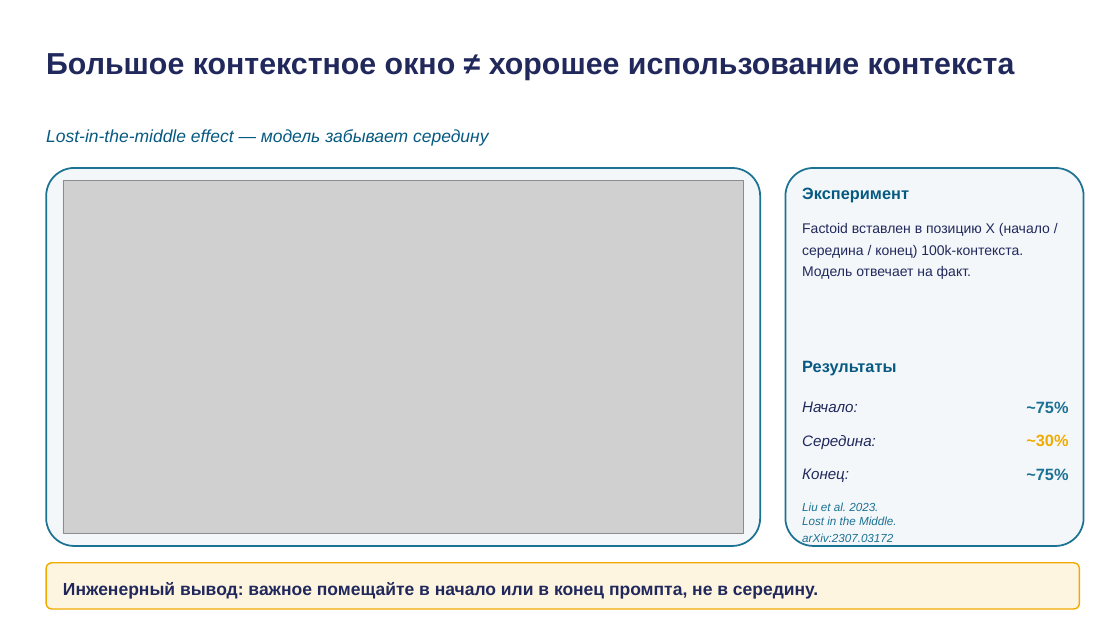
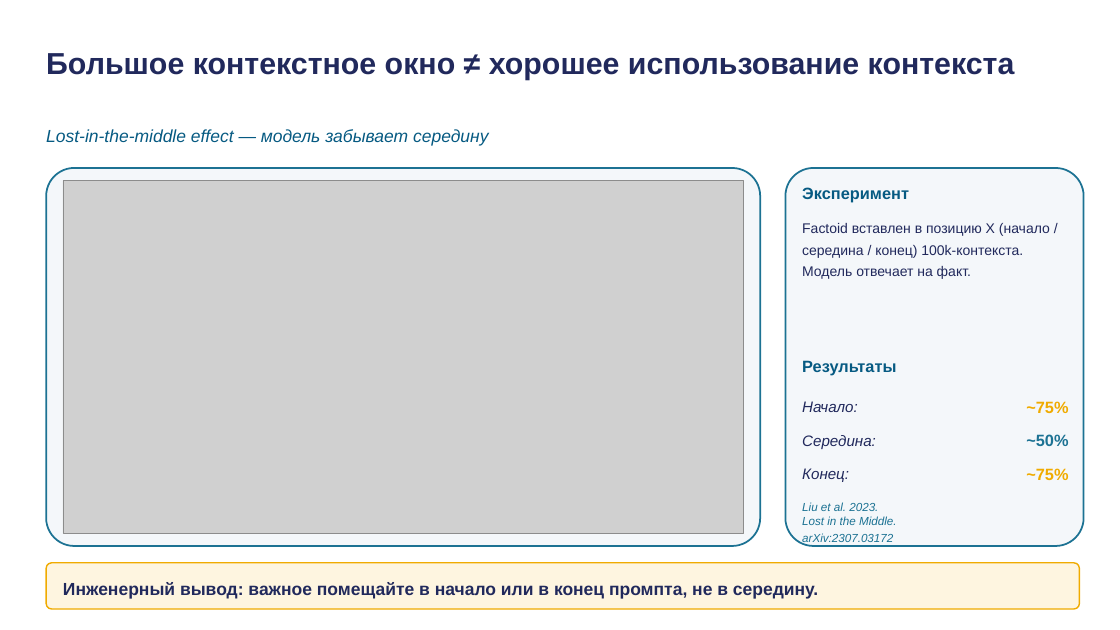
Before and after one commit to tellina-study/AI-usage-lessons, a slide deck: slide 17 of library/lectures/lec-02/rendered/lec-02.pptx. Drawn at 1120x630 pixels with LibreOffice and Linux fonts; fonts in the diff are those of the drawing; grey boxes stand for pictures. Boxes give left, top, right and bottom in pixels: in the first picture for what was removed or moved away, otherwise in the second. Text is boxed around its words. In the diff, an @@ line names an element or a change of style, - is before the commit and + after.

```diff
--- a/library/lectures/lec-02/rendered/lec-02.pptx
+++ b/library/lectures/lec-02/rendered/lec-02.pptx
@@ text "~75%" at (1026,401,1068,413): text colour #1C7293 to #F0AB00 @@
@@ text at (1026,434,1068,446): text changed; text colour #F0AB00 to #1C7293 @@
-~30%
+~50%
@@ text "~75%" at (1026,468,1068,480): text colour #1C7293 to #F0AB00 @@
```
Also in this commit, not shown: 16 other slides changed, 9 other files.
